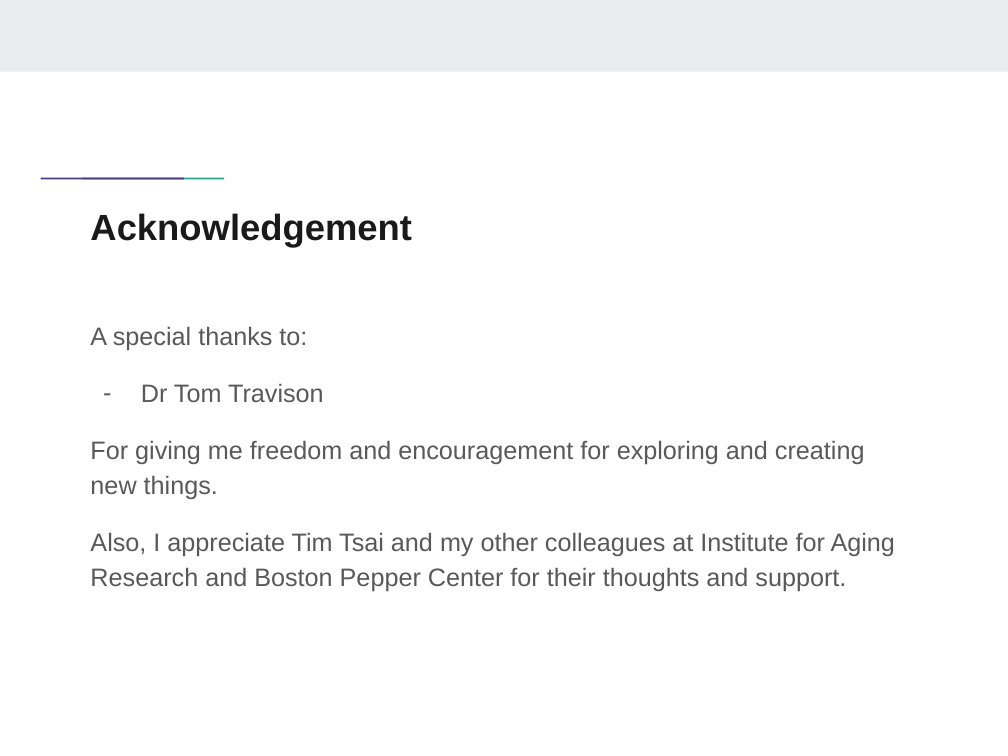
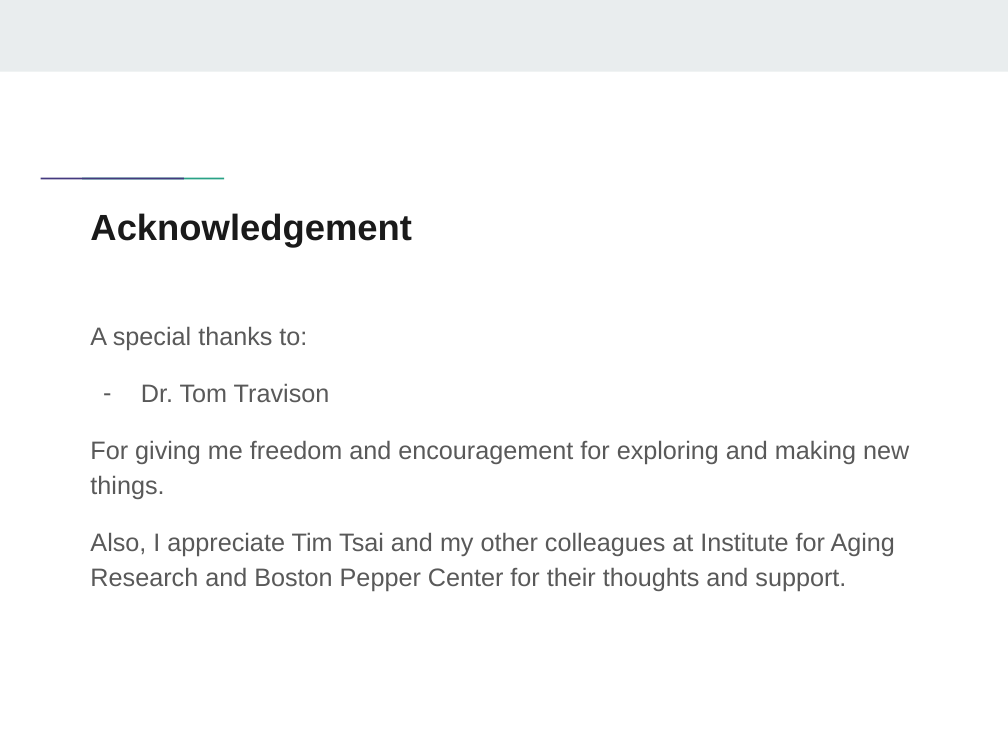
Before and after one commit to haozhu233/haozhu233.github, a slide deck: slide 21 of kableExtra_JSM2018.pptx. Drawn at 1008x756 pixels with LibreOffice and Linux fonts; fonts in the diff are those of the drawing. Boxes give left, top, right and bottom in pixels: in the first picture for what was removed or moved away, otherwise in the second. Text is boxed around its words. In the diff, an @@ line names an element or a change of style, - is before the commit and + after.

Commit message:
update slide

```diff
--- a/kableExtra_JSM2018.pptx
+++ b/kableExtra_JSM2018.pptx
@@ text at <box>90,383,909,499</box>: text changed @@
-– Dr Tom Travison
-For giving me freedom and encouragement for exploring and creating new things.
+– Dr. Tom Travison
+For giving me freedom and encouragement for exploring and making new things.
```
Also in this commit, not shown: 1 other slide changed.
